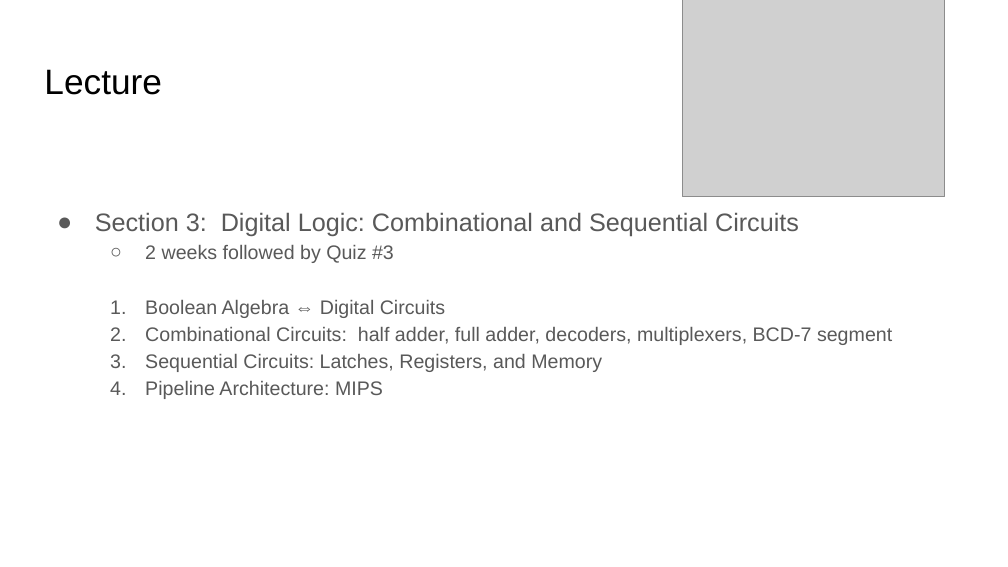
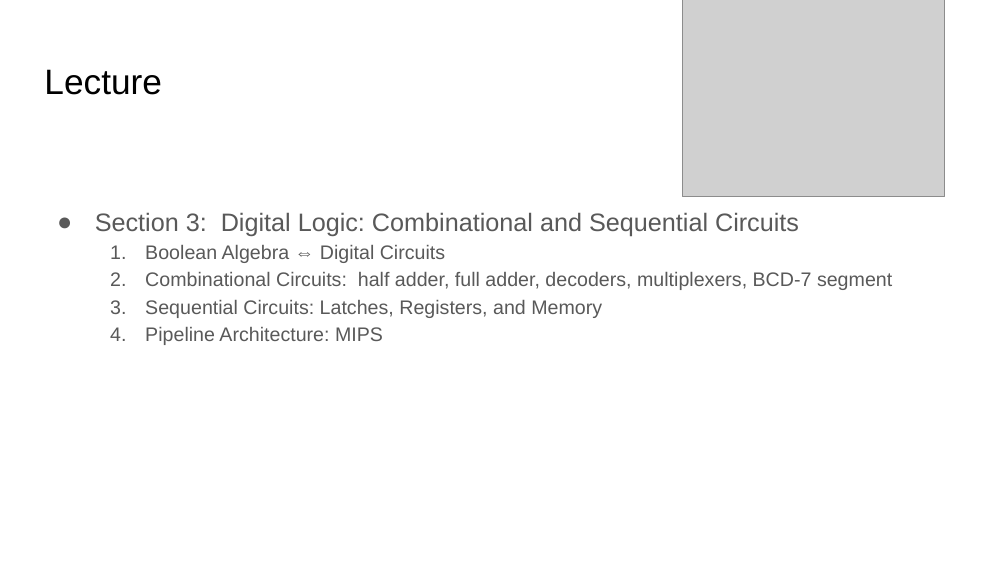
Before and after one commit to ima21981/comp122-f24_mine, a slide deck: slide 1 of digital-logic/slide_presentations/.hidden/Introduction_to_Digitial.pptx. Drawn at 1008x567 pixels with LibreOffice and Linux fonts; fonts in the diff are those of the drawing; grey boxes stand for pictures. Boxes give left, top, right and bottom in pixels: in the first picture for what was removed or moved away, otherwise in the second. Text is boxed around its words. In the diff, an @@ line names an element or a change of style, - is before the commit and + after.

```diff
--- a/digital-logic/slide_presentations/.hidden/Introduction_to_Digitial.pptx
+++ b/digital-logic/slide_presentations/.hidden/Introduction_to_Digitial.pptx
@@ text at bbox=[145, 245, 394, 263]: paragraph removed @@
-  ○ 2 weeks followed by Quiz #3
```
Also in this commit, not shown: 1 other file.
